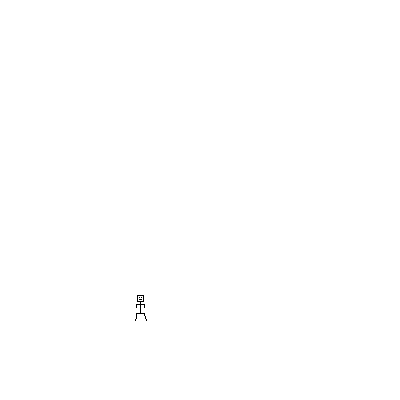
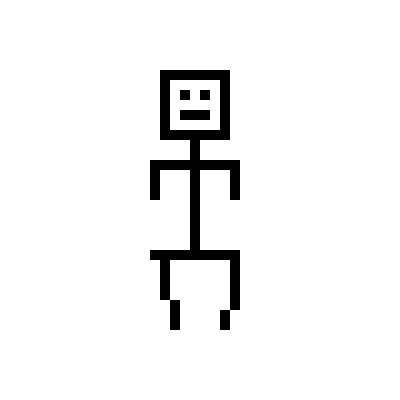
Layered file, before and after one edit (400 x 400). Changes by layer:
showed "frame4", painted on it over [136, 70, 240, 330]
hid "frame2", painted on it over [135, 70, 240, 330]
